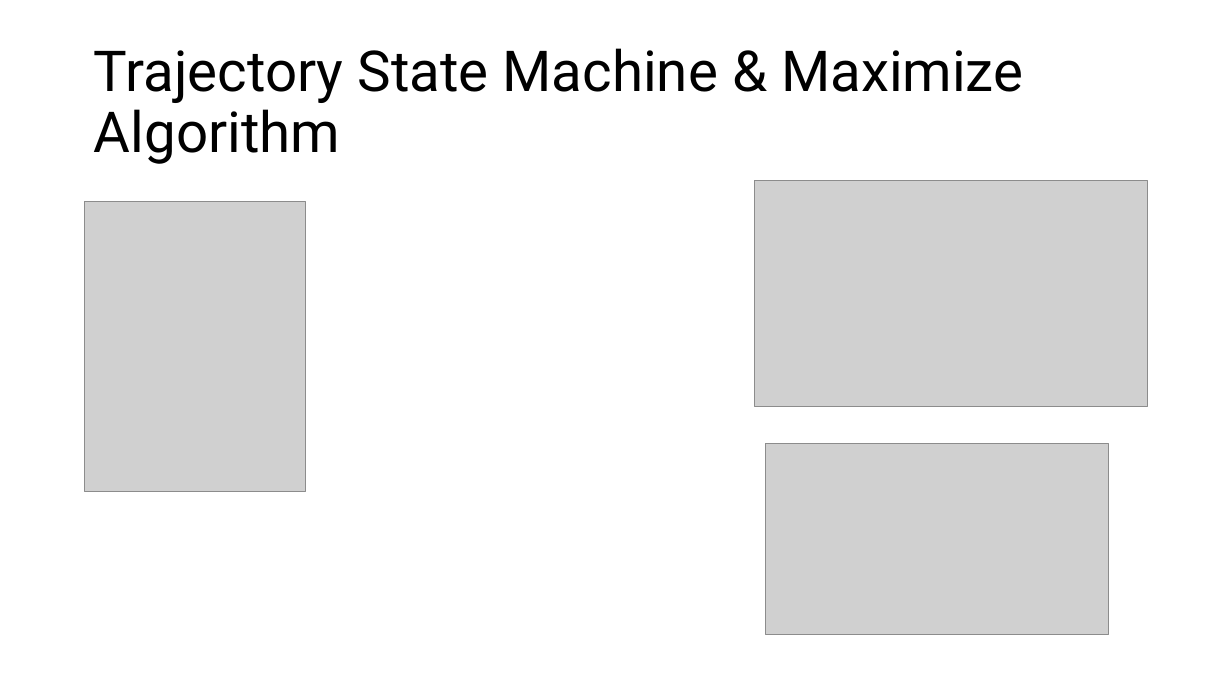
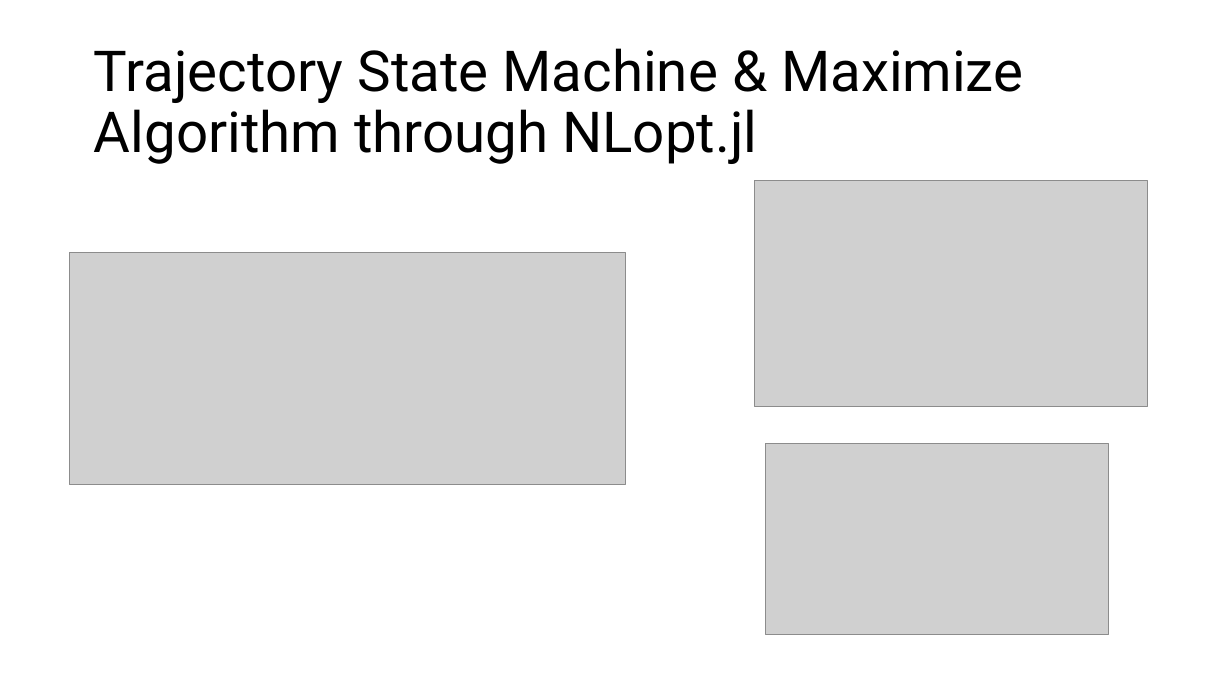
Before and after one commit to tyephoenix/Julia-Simulations, a slide deck: slide 5 of ppt/optimization/powerpoint.pptx. Drawn at 1232x693 pixels with LibreOffice and Linux fonts; fonts in the diff are those of the drawing; grey boxes stand for pictures. Boxes give left, top, right and bottom in pixels: in the first picture for what was removed or moved away, otherwise in the second. Text is boxed around its words. In the diff, an @@ line names an element or a change of style, - is before the commit and + after.

```diff
--- a/ppt/optimization/powerpoint.pptx
+++ b/ppt/optimization/powerpoint.pptx
@@ title at [94, 48, 1023, 164]: text changed @@
-Trajectory State Machine & Maximize Algorithm
+Trajectory State Machine & Maximize Algorithm through NLopt.jl
@@ picture removed at [85, 201, 306, 492] @@
@@ picture added at [69, 252, 625, 484] @@
```
Also in this commit, not shown: 3 slides added, 8 other files.
